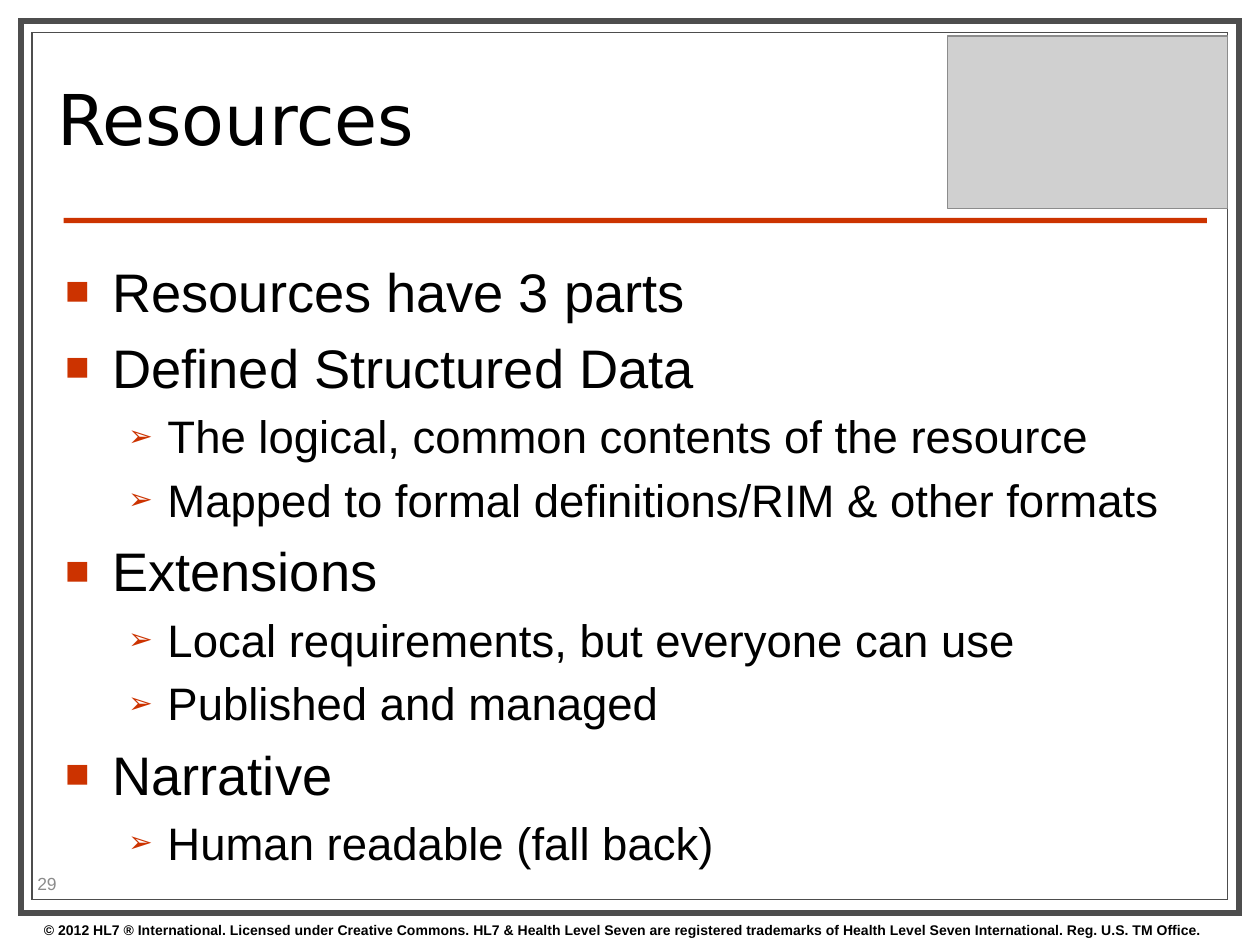
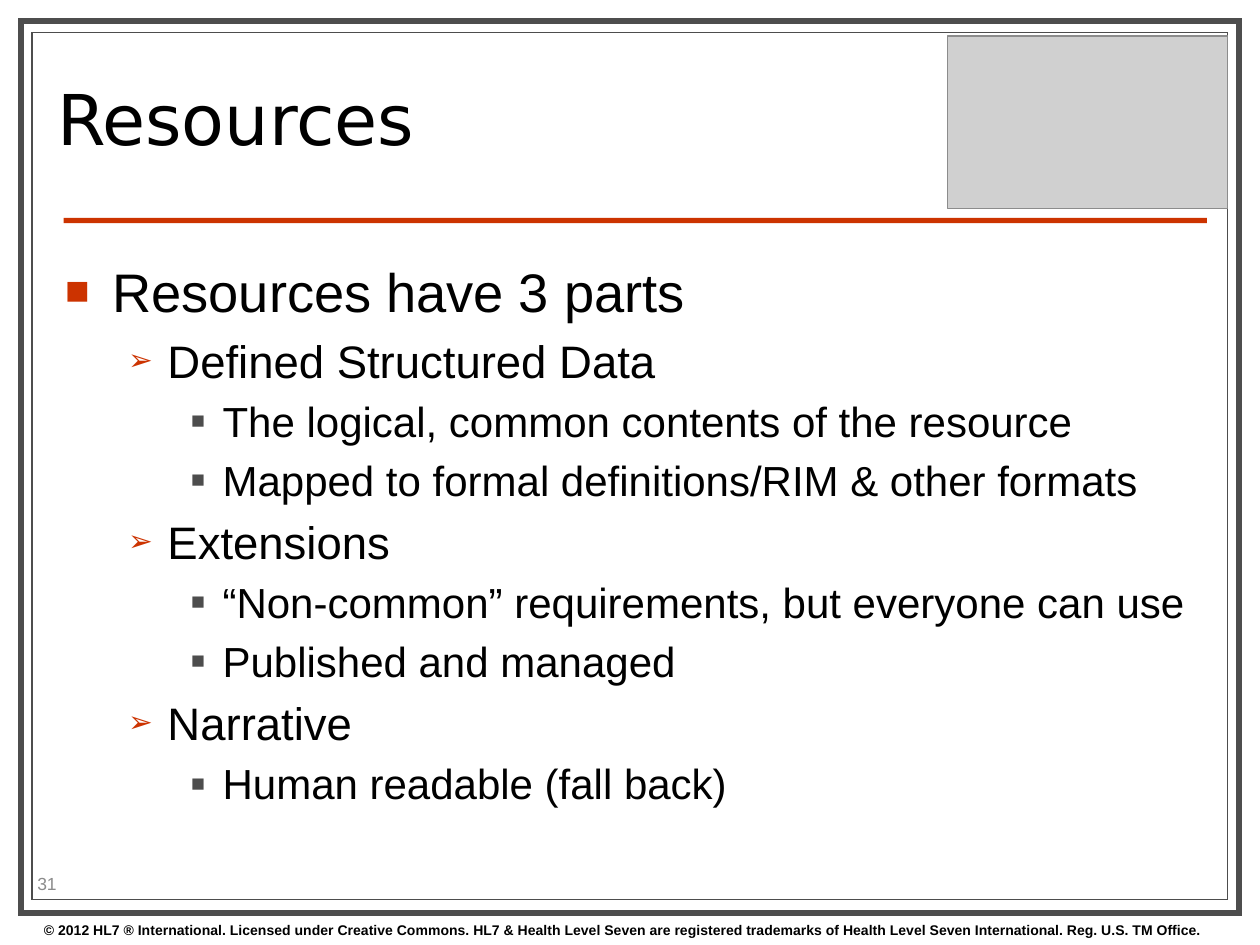
Before and after one commit to vista-novo/fhir, a slide deck: slide 31 of presentations/2013-01 Tutorials/Introduction to FHIR.pptx (slide 29 before the commit). Drawn at 1260x945 pixels with LibreOffice and Linux fonts; fonts in the diff are those of the drawing; grey boxes stand for pictures; background and template pictures are left out. Boxes give left, top, right and bottom in pixels: in the first picture for what was removed or moved away, otherwise in the second. Text is boxed around its words. In the diff, an @@ line names an element or a change of style, - is before the commit and + after.

```diff
--- a/presentations/2013-01 Tutorials/Introduction to FHIR.pptx
+++ b/presentations/2013-01 Tutorials/Introduction to FHIR.pptx
@@ text at <box>167,345,1137,808</box>: size 31 to 26 pt in "Defined Structured Data", "Extensions", "Narrative"; size 26 to 24 pt in "The logical, common contents of the resource", "Mapped to formal definitions/RIM & other formats", "Published and managed", "Human readable (fall back)"; bullet ■ to ➢; list level 1 to 2 in "Defined Structured Data"; bullet ➢ to ■; list level 2 to 3 in "The logical, common contents of ..."; bullet colour #CC3300 to #4D4D4D; list level 2 to 3 in "Mapped to formal definitions/RIM & ..."; list level 1 to 2 in "Extensions"; list level 2 to 3 in "Published and managed"; list level 1 to 2 in "Narrative"; list level 2 to 3 in "Human readable (fall back)" @@
@@ text at <box>223,587,1185,627</box>: text changed; size 26 to 24 pt @@
-  ➢ Local requirements, but everyone can use
+    ■ “Non-common” requirements, but everyone can use
@@ page number at <box>37,878,56,890</box>: text changed @@
-29
+31
```
Also in this commit, not shown: 8 other slides changed, 40 slides added, 7 slides removed.
